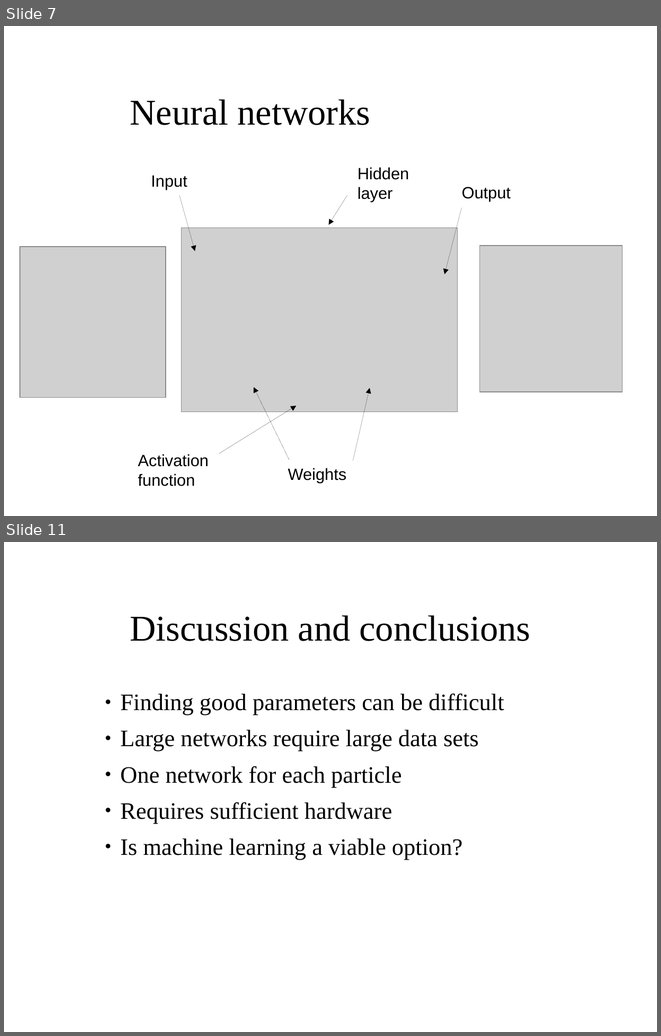
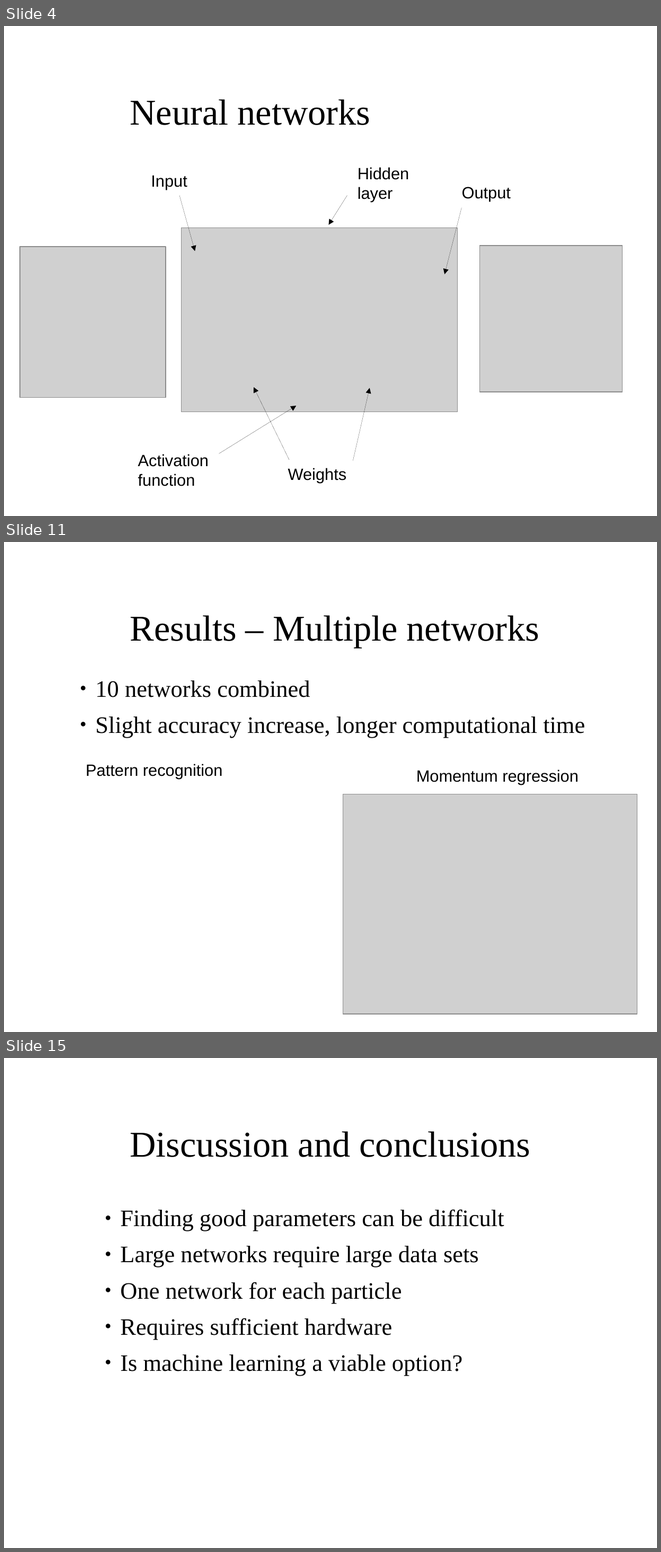
Before and after one commit to aaaaarvi/Projektarbete17, a slide deck: presentation/presentation.odp. Shown one above the other, each under a label of ours: slides 7 and 11 before the commit, slides 4, 11 and 15 after it; the slides between them are not shown. The pictures are 661x1036 and 661x1552 pixels, drawn with LibreOffice and Linux fonts; fonts in the diff are those of the drawing; grey boxes stand for pictures; background and template pictures are left out. Boxes give left, top, right and bottom in pixels: in the first picture for what was removed or moved away, otherwise in the second. Text is boxed around its words. In the diff, an @@ line names an element or a change of style, - is before the commit and + after.

```diff
--- a/presentation/presentation.odp
+++ b/presentation/presentation.odp
@@ slide 11 added at [4,542,657,1032], background picture (left out) @@
@@ title added at [130,615,540,647], 40 pt, text #000000 @@
+Results – Multiple networks
@@ text added at [95,680,585,738], 26 pt, text #000000 @@
+  ● 10 networks combined
+  ● Slight accuracy increase, longer computational time
@@ text added at [86,764,223,779], 18 pt, text #000000 @@
+Pattern recognition
@@ text added at [416,769,579,785], 18 pt, text #000000 @@
+Momentum regression
@@ picture added at [343,794,637,1014] @@
@@ what was slide 7 is now slide 4 @@
@@ what was slide 11 is now slide 15 @@
```
Also in this commit, not shown: 11 other slides added, 8 slides removed, 6 other files.
